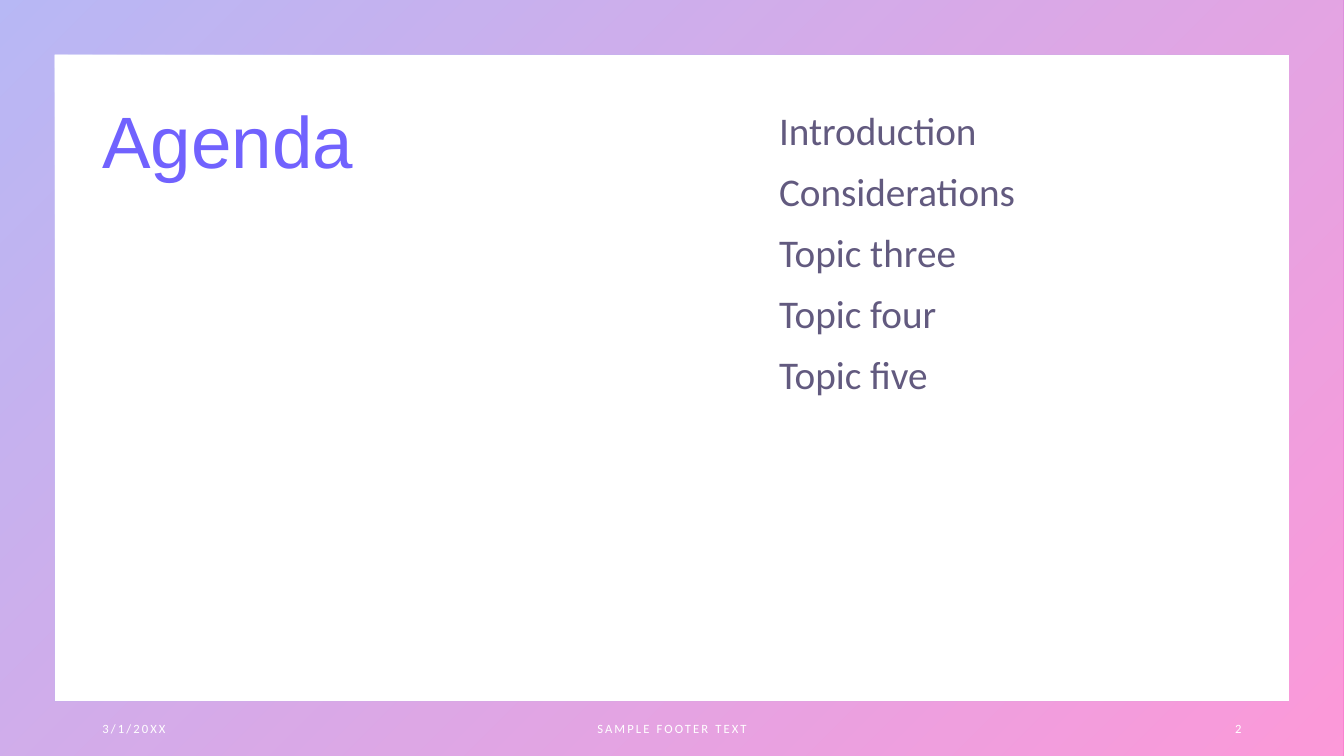
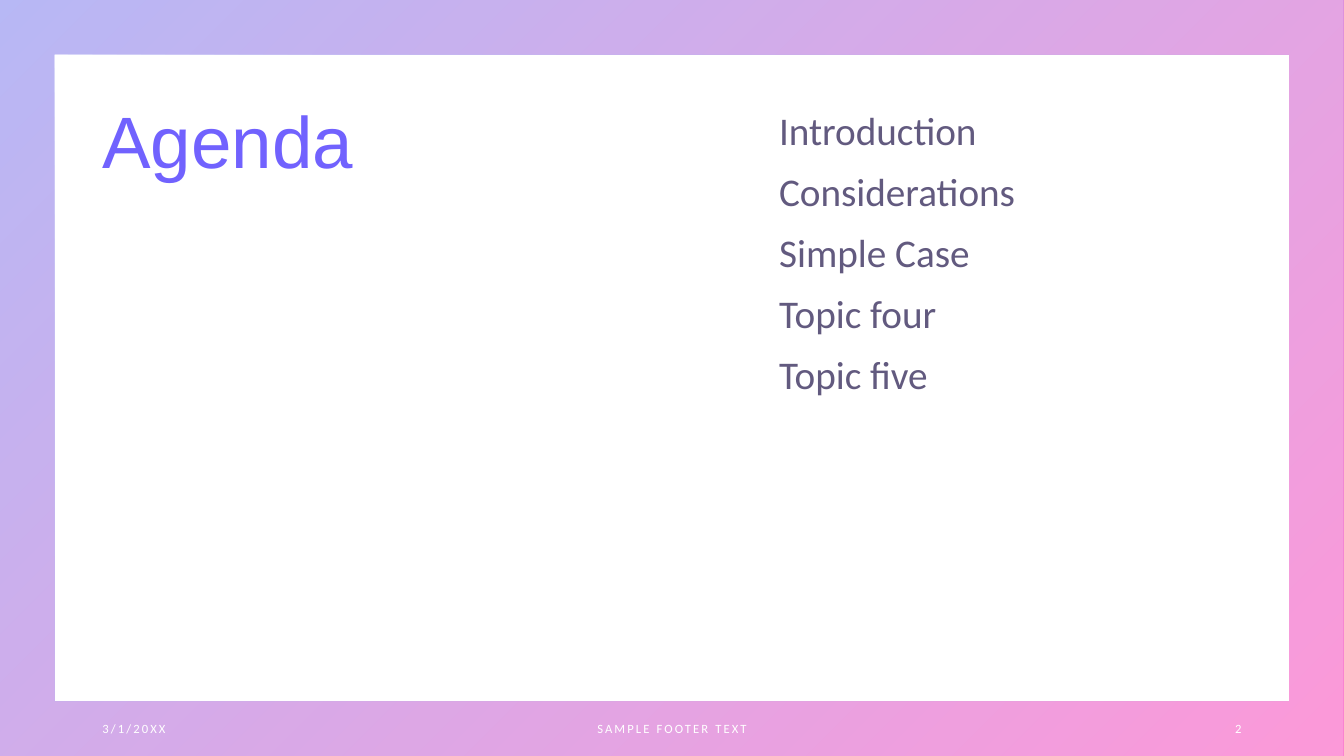
Before and after one commit to fabianheimann/esgi-soft-tissue, a slide deck: slide 2 of Soft tissue presentation.pptx. Drawn at 1344x756 pixels with LibreOffice and Linux fonts; fonts in the diff are those of the drawing. Boxes give left, top, right and bottom in pixels: in the first picture for what was removed or moved away, otherwise in the second. Text is boxed around its words. In the diff, an @@ line names an element or a change of style, - is before the commit and + after.

```diff
--- a/Soft tissue presentation.pptx
+++ b/Soft tissue presentation.pptx
@@ text at bbox=[779, 240, 969, 274]: text changed @@
-Topic three
+Simple Case
```
Also in this commit, not shown: 7 slides added, 10 slides removed.
